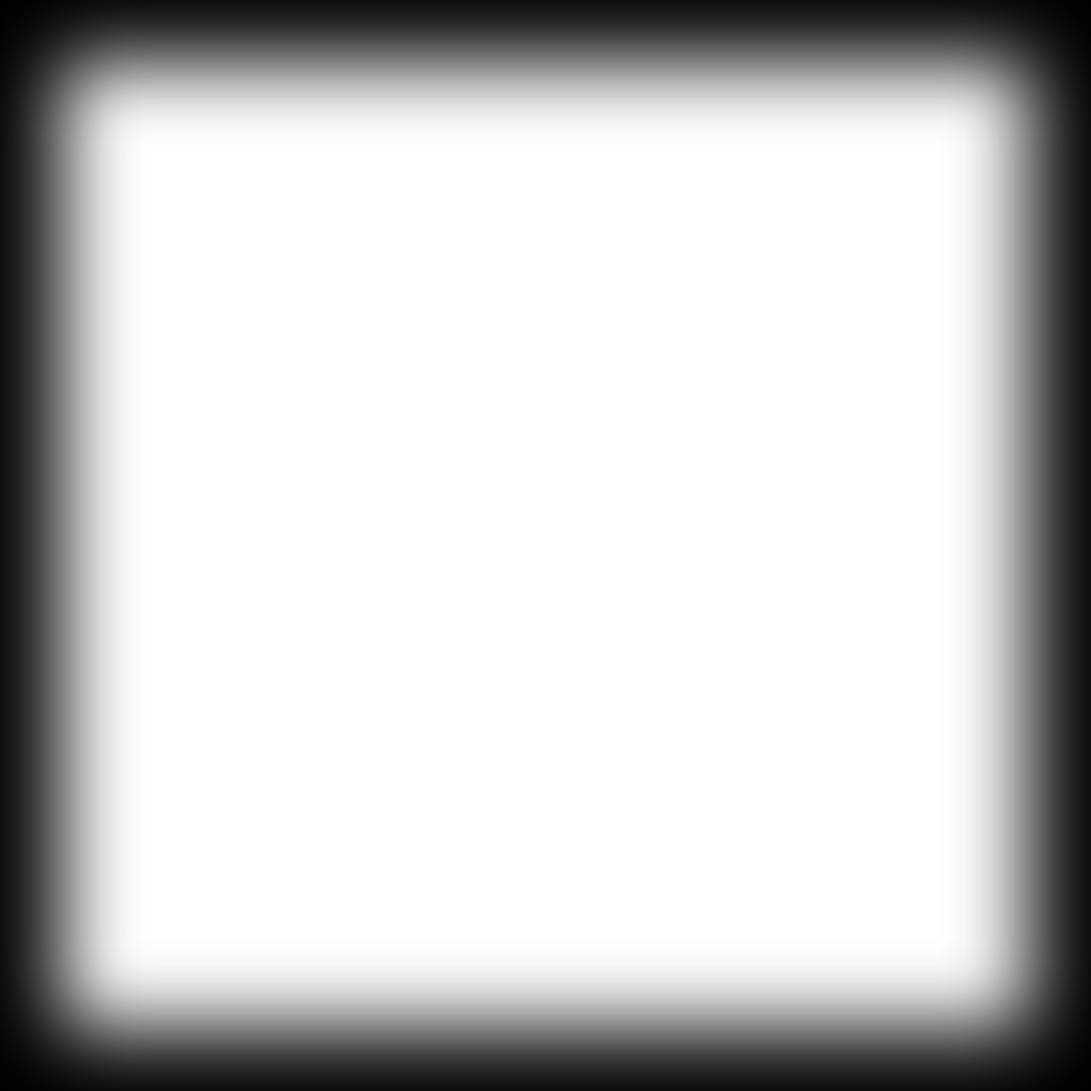
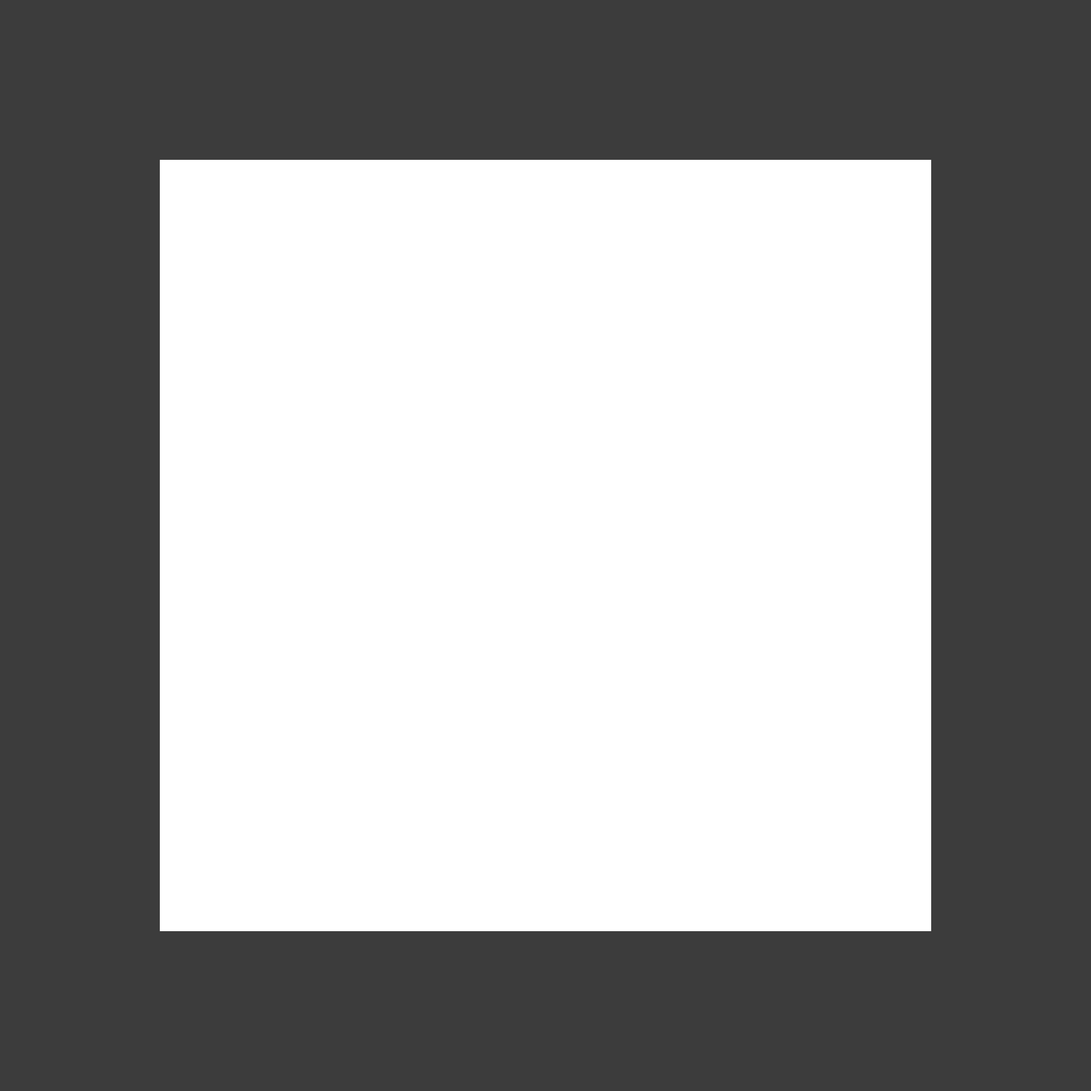
Layered file, before and after one edit (1091x1091). Changes by layer:
added layer "Warstwa 3" above "Warstwa 1" over [0,0,1091,1091]
